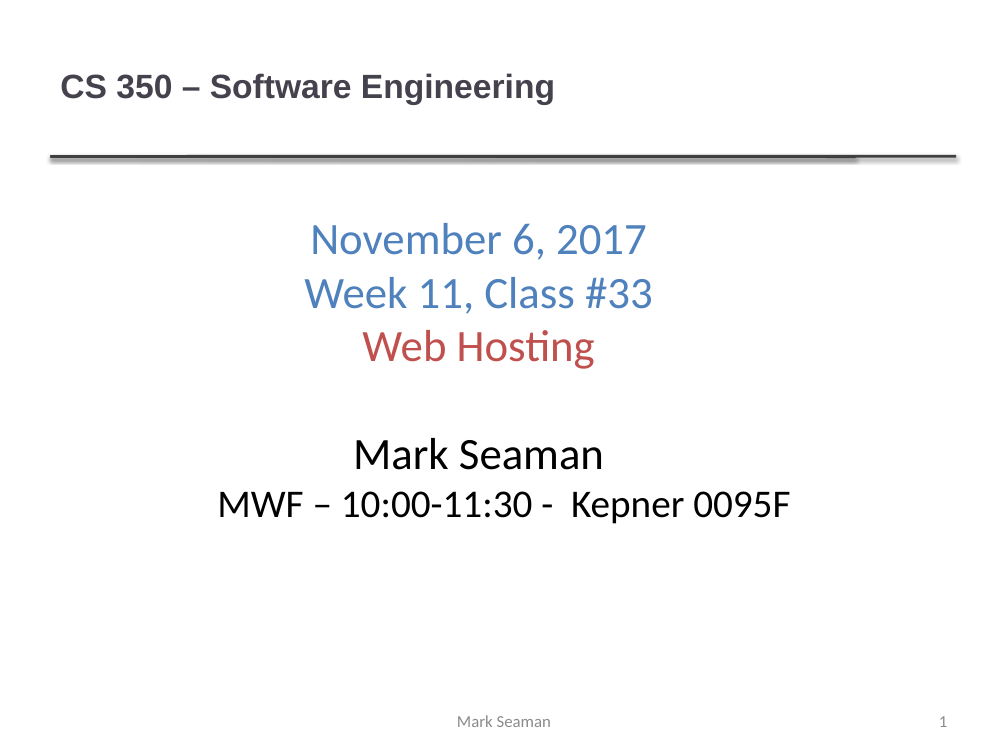
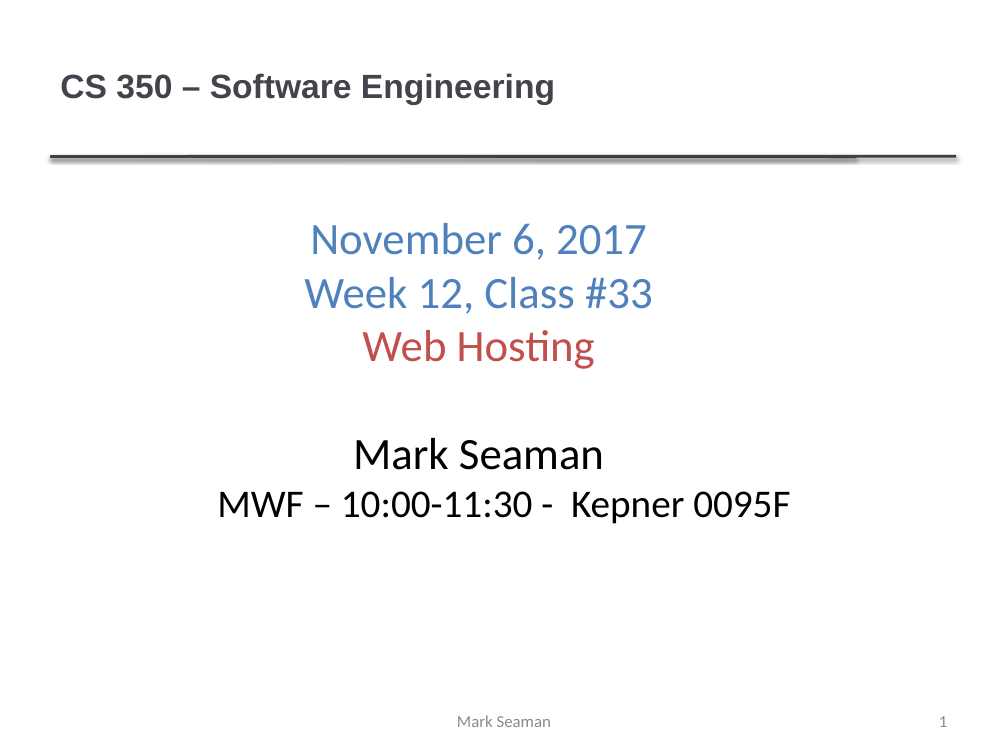
Before and after one commit to tcl394/CS350, a slide deck: slide 1 of Lectures/33.2017-11-06.pptx. Drawn at 1008x756 pixels with LibreOffice and Linux fonts; fonts in the diff are those of the drawing; background and template pictures are left out. Boxes give left, top, right and bottom in pixels: in the first picture for what was removed or moved away, otherwise in the second. Text is boxed around its words. In the diff, an @@ line names an element or a change of style, - is before the commit and + after.

Commit message:
New lecture slides

```diff
--- a/Lectures/33.2017-11-06.pptx
+++ b/Lectures/33.2017-11-06.pptx
@@ subtitle at <box>304,277,653,314</box>: text changed @@
-Week 11, Class #33
+Week 12, Class #33
```
Also in this commit, not shown: 7 other files.
